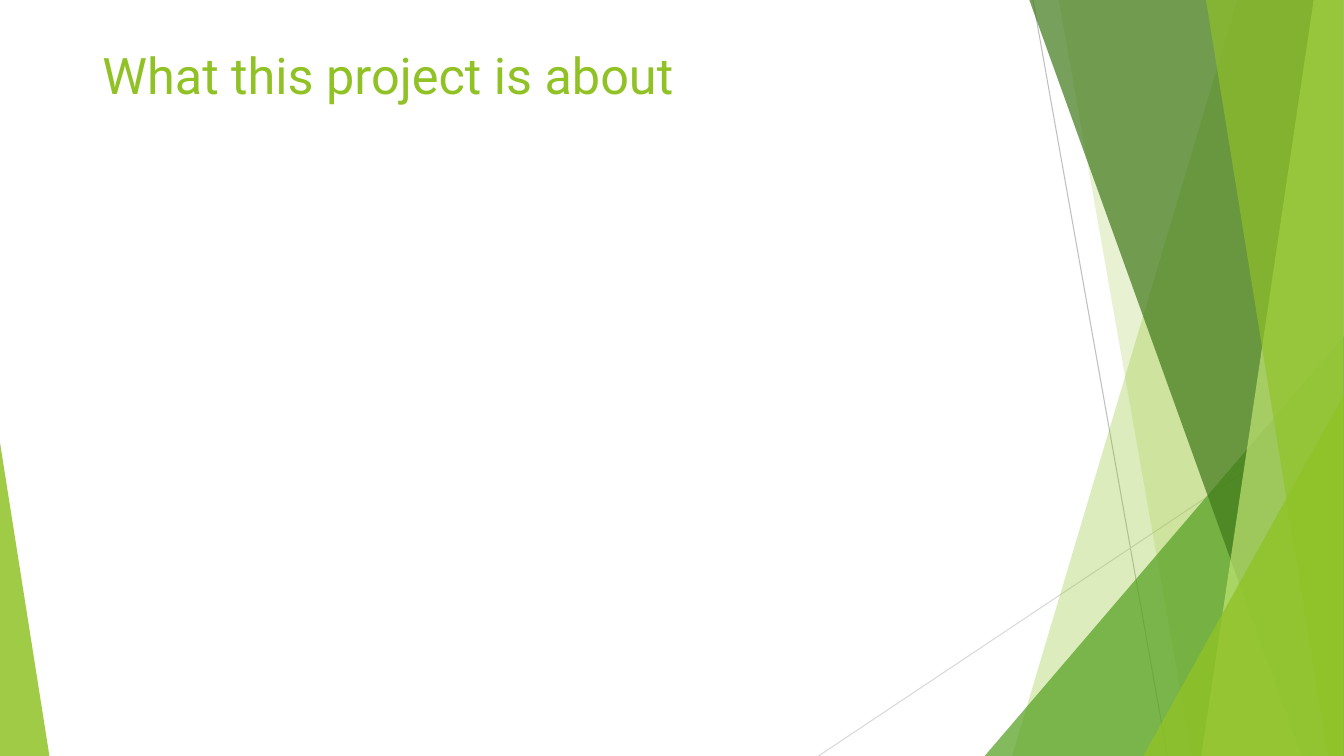
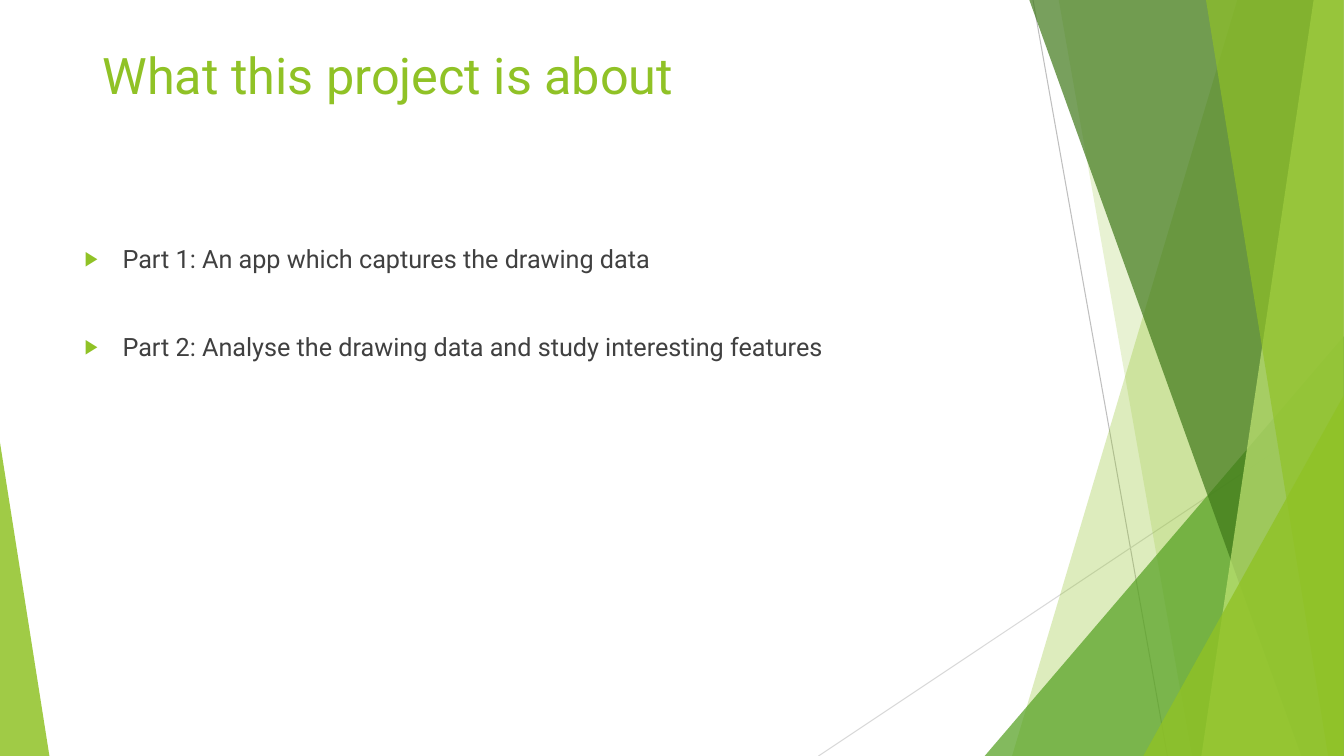
Before and after one commit to JiashuWu/NeuroGraph, a slide deck: slide 4 of Neurograph Project Presentation/Neurograph Presentation Jiashu Wu.pptx (slide 2 before the commit). Drawn at 1344x756 pixels with LibreOffice and Linux fonts; fonts in the diff are those of the drawing. Boxes give left, top, right and bottom in pixels: in the first picture for what was removed or moved away, otherwise in the second. Text is boxed around its words. In the diff, an @@ line names an element or a change of style, - is before the commit and + after.

```diff
--- a/Neurograph Project Presentation/Neurograph Presentation Jiashu Wu.pptx
+++ b/Neurograph Project Presentation/Neurograph Presentation Jiashu Wu.pptx
@@ text added at [123,249,822,362], 18 pt, text #404040 @@
+▶ Part 1: An app which captures the drawing data
+▶ Part 2: Analyse the drawing data and study interesting features
```
Also in this commit, not shown: 1 other slide changed, 2 slides added.
